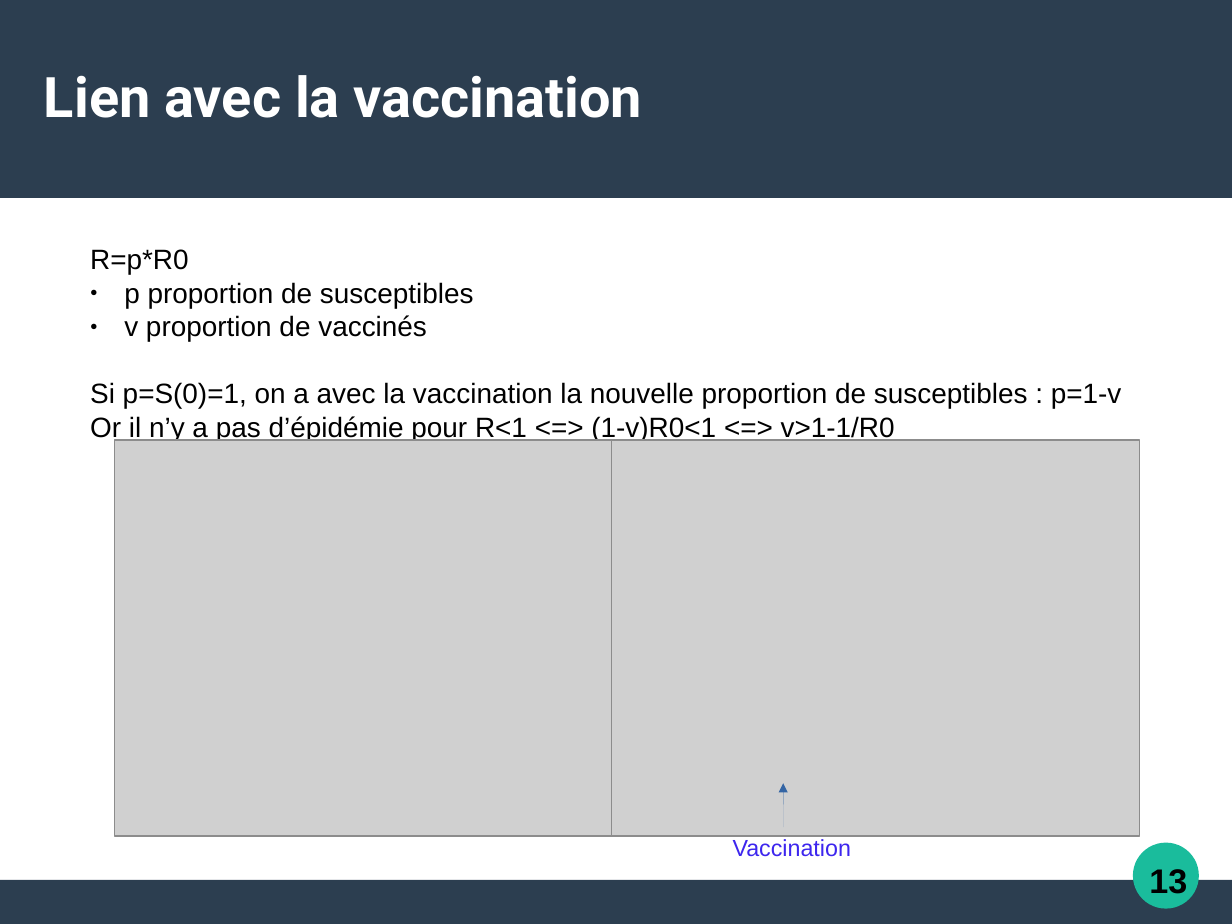
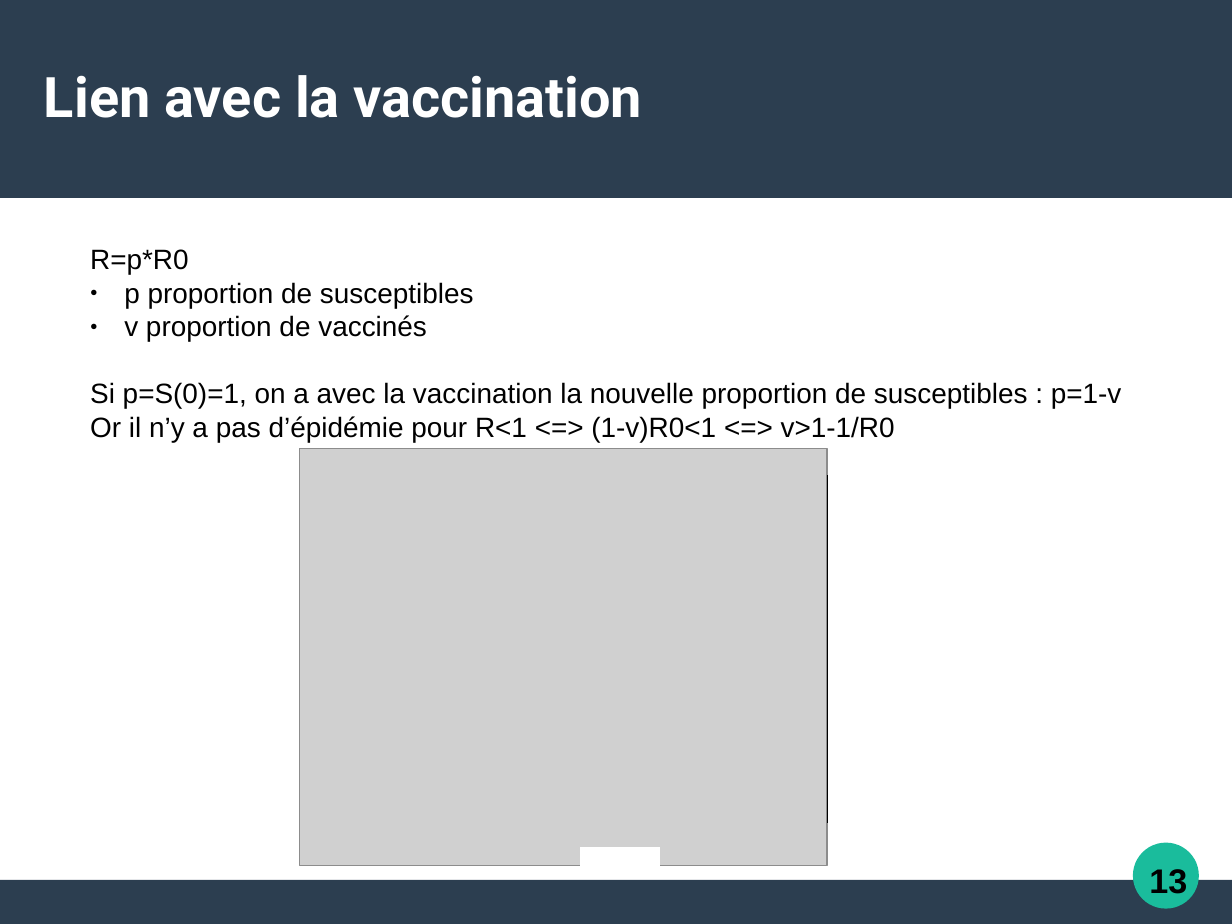
Before and after one commit to Alexia57/TIPE-2021-MP, a slide deck: slide 14 of Tipe_presentation.odp. Drawn at 1232x924 pixels with LibreOffice and Linux fonts; fonts in the diff are those of the drawing; grey boxes stand for pictures. Boxes give left, top, right and bottom in pixels: in the first picture for what was removed or moved away, otherwise in the second. Text is boxed around its words. In the diff, an @@ line names an element or a change of style, - is before the commit and + after.

```diff
--- a/Tipe_presentation.odp
+++ b/Tipe_presentation.odp
@@ picture: place and size @@
-picture at (114, 440, 642, 836)
+picture at (300, 449, 827, 866)
@@ picture removed at (612, 440, 1139, 836) @@
@@ line added from (827, 475) to (827, 823), #000000 0 pt @@
@@ arrow removed from (784, 827) to (784, 784) @@
@@ text removed at (733, 839, 851, 857) @@
-Vaccination
@@ rectangle added at (581, 847, 661, 865), fill #FFFFFF, outline #FFFFFF 0 pt @@
```
Also in this commit, not shown: 7 other slides changed, 2 slides added, 6 slides removed, 11 other files.
